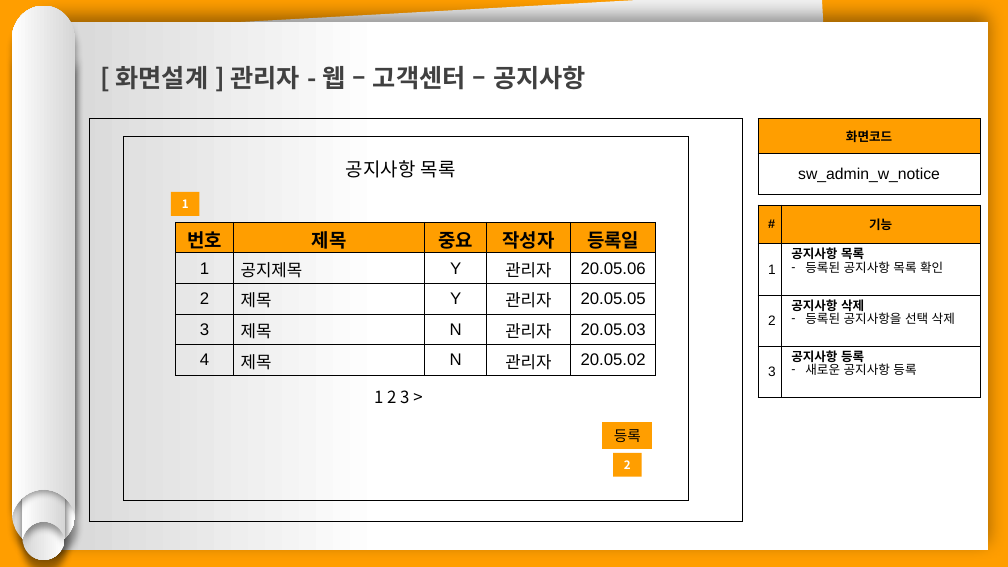
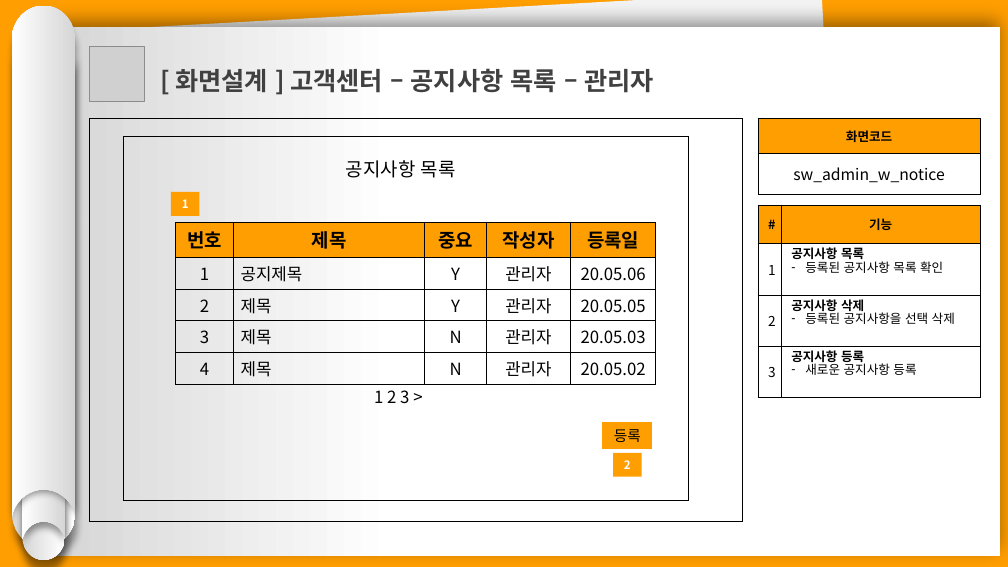
Before and after one commit to hhsw07/ezen-academy-projects, a slide deck: slide 8 of 0 발표용 파워포인트/0508 1차발표/0508 project06 - 파워포인트 - 송우.pptx. Drawn at 1008x567 pixels with LibreOffice and Linux fonts; fonts in the diff are those of the drawing; grey boxes stand for pictures. Boxes give left, top, right and bottom in pixels: in the first picture for what was removed or moved away, otherwise in the second. Text is boxed around its words. In the diff, an @@ line names an element or a change of style, - is before the commit and + after.

```diff
--- a/0 발표용 파워포인트/0508 1차발표/0508 project06 - 파워포인트 - 송우.pptx
+++ b/0 발표용 파워포인트/0508 1차발표/0508 project06 - 파워포인트 - 송우.pptx
@@ rectangle: place and size @@
-rectangle at (44,22,989,551)
+rectangle at (55,27,1000,556)
@@ picture added at (89,46,144,101) @@
@@ text at (175,68,655,93): text changed @@
-[ 화면설계 ] 관리자 - 웹 – 고객센터 – 공지사항
+[ 화면설계 ] 고객센터 – 공지사항 목록 – 관리자
@@ table at (758,119,981,194) @@
@@ font Arial to Noto Sans CJK KR @@
@@ table at (758,205,981,398) @@
@@ font Arial to Noto Sans CJK KR @@
@@ table at (175,222,656,381) @@
@@ font Arial to Noto Sans CJK KR @@
```
Also in this commit, not shown: 10 other slides changed, 4 slides added, 1 other file.
